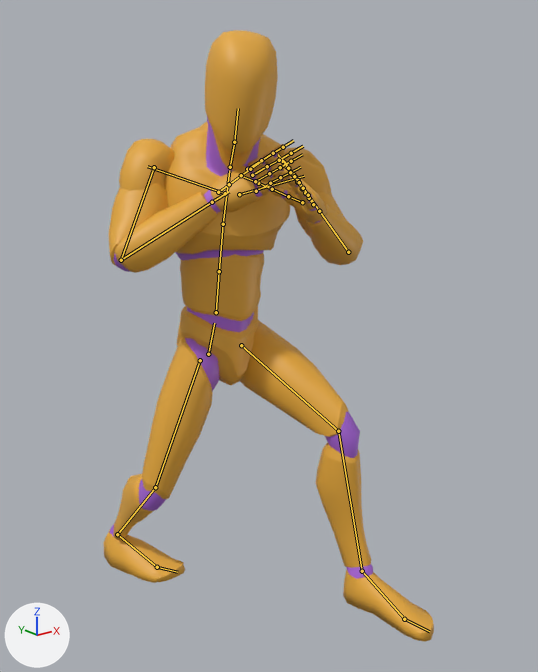
A saved change to the glTF model assets/animations/otto_golpes.glb.
Rendered twice from a 50 mm camera at (-1.174, -1.721, 1.48) aimed at (0.056, -0.183, 0.865). Every picture has the same lights, and +X, +Y and +Z are marked at lower left. The older version comes first. Both versions are drawn at frame 4 of the action 'Otto_Investida'; the numbers are the values there. The bones that change, and the others that lie on the model, are drawn over the model as lines.

Objects in the first picture: 'Mannequin'.
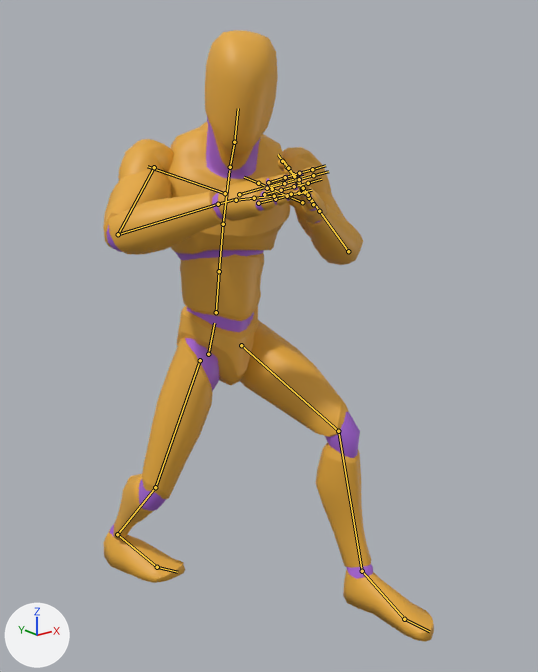
Pixel boxes (x1, y1, x2, y2) of what changed, in the pictures (538 x 672 px):
'Mannequin', posed
    before: (104, 30, 434, 642)
    after: (103, 30, 434, 642)
bone 'upperarm_r', root to tip
    before: (154, 167) to (121, 260)
    after: (154, 167) to (118, 234)
bone 'lowerarm_r', root to tip
    before: (121, 260) to (212, 202)
    after: (118, 234) to (218, 204)

The change in detail:
Bone 'upperarm_r' (bone_upperarm_r) turns from (60, -22, 28) to (70, 3, 33) degrees about its own x, y and z.
Bone 'lowerarm_r' (bone_lowerarm_r) turns from (133, 0, 0) to (94, 0, 0) degrees about its own x, y and z.
